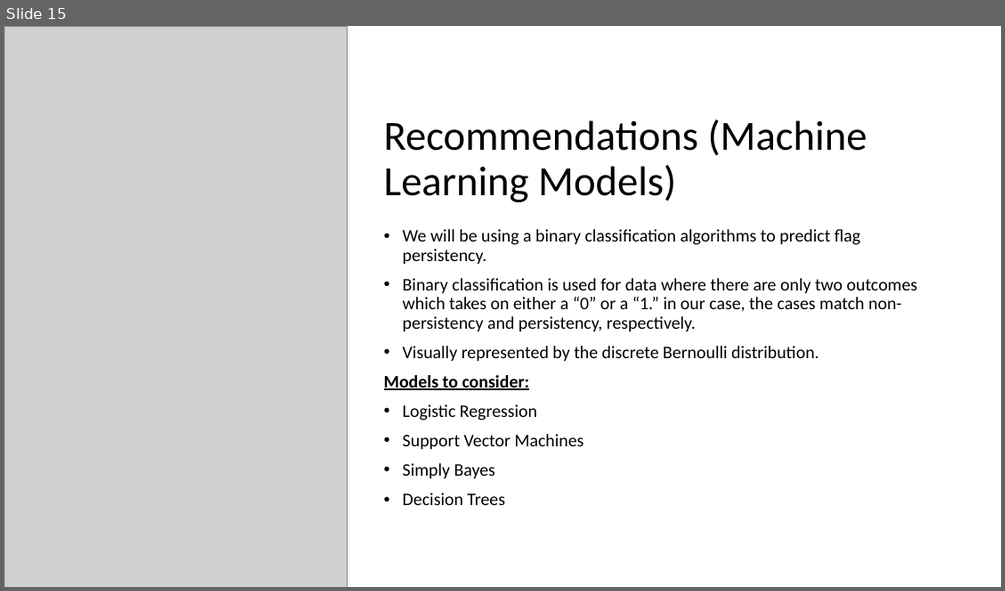
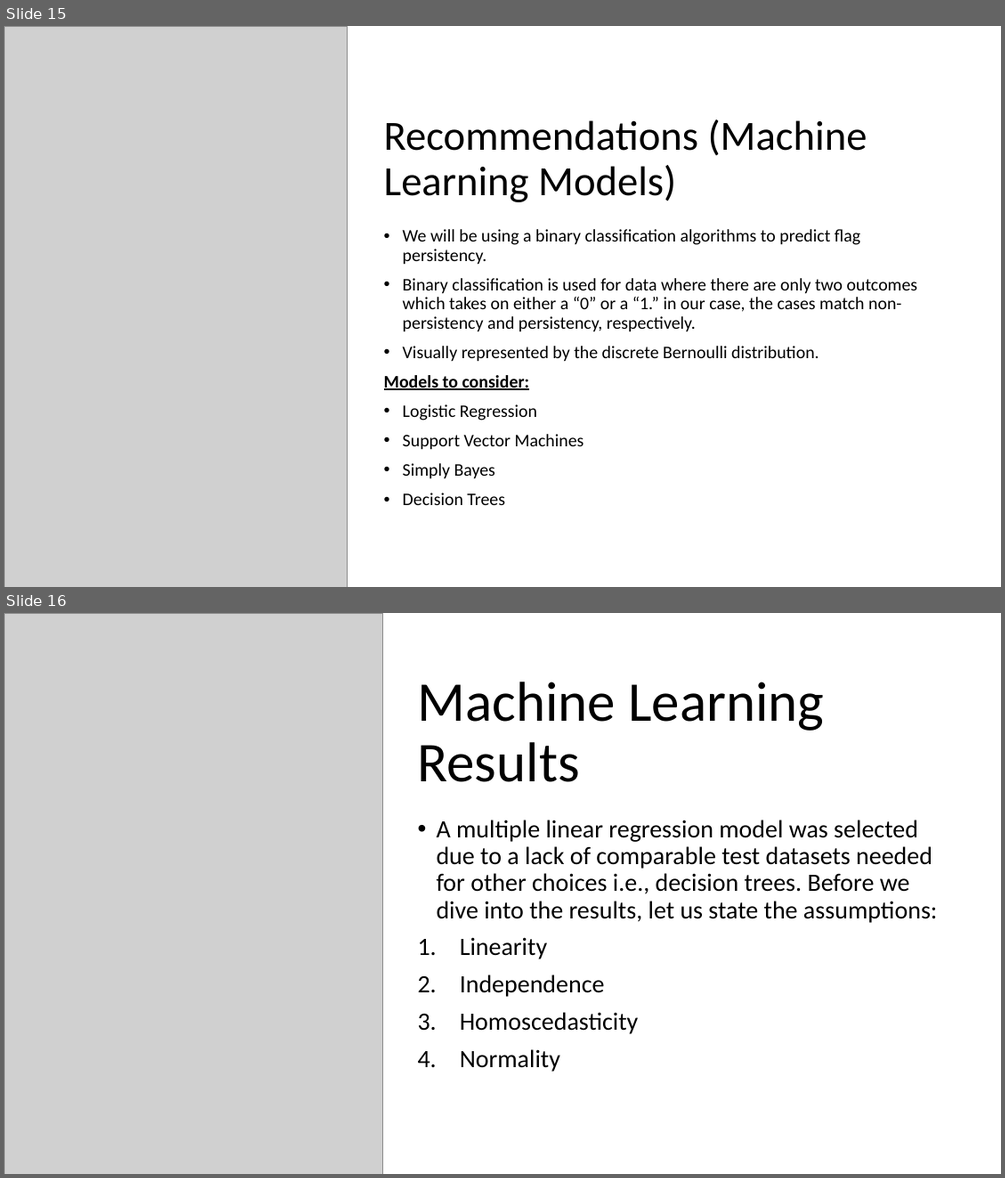
Before and after one commit to EMILYWYAO/Data-Glacier-Internship, a slide deck: Week 11/EDA Presentation.pptx. Shown one above the other, each under a label of ours: slide 15 before the commit, slides 15 and 16 after it. The pictures are 1005x591 and 1005x1178 pixels, drawn with LibreOffice and Linux fonts; fonts in the diff are those of the drawing; grey boxes stand for pictures. Boxes give left, top, right and bottom in pixels: in the first picture for what was removed or moved away, otherwise in the second. Text is boxed around its words. In the diff, an @@ line names an element or a change of style, - is before the commit and + after.

```diff
--- a/Week 11/EDA Presentation.pptx
+++ b/Week 11/EDA Presentation.pptx
@@ slide 16 added at [4,613,1001,1174], background #FFFFFF @@
@@ picture added at [4,613,383,1174] @@
@@ title added at [418,682,824,782], 54 pt, text #000000 @@
+Machine Learning Results
@@ text added at [437,819,937,1071], 24 pt, text #000000 @@
+• A multiple linear regression model was selected due to a lack of comparable test datasets needed for other choices i.e., decision trees. Before we dive into the results, let us state the assumptions:
+1. Linearity
+2. Independence
+3. Homoscedasticity
+4. Normality
```
Also in this commit, not shown: 5 slides changed, 4 other slides added, 3 other files.
